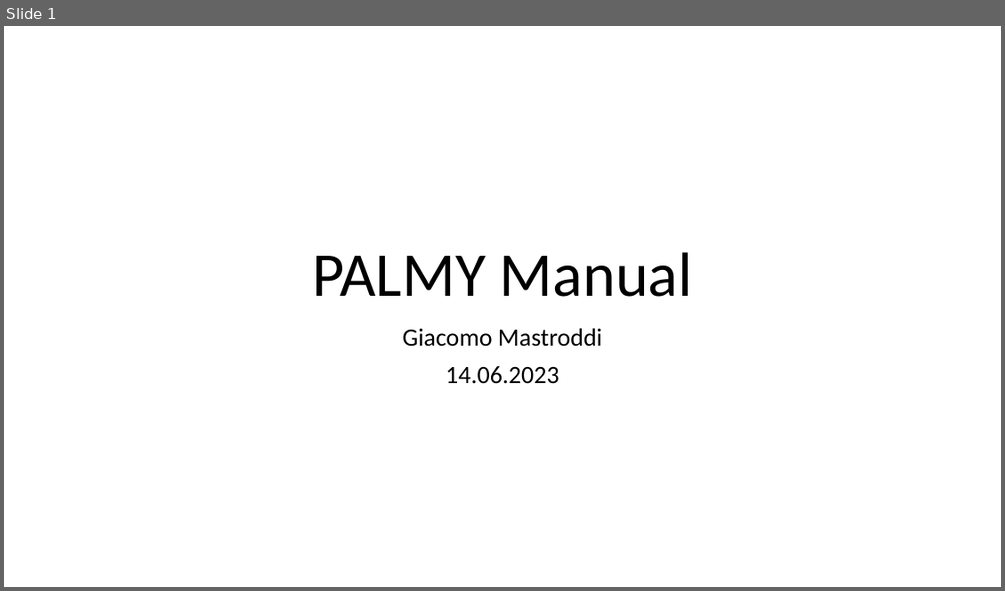
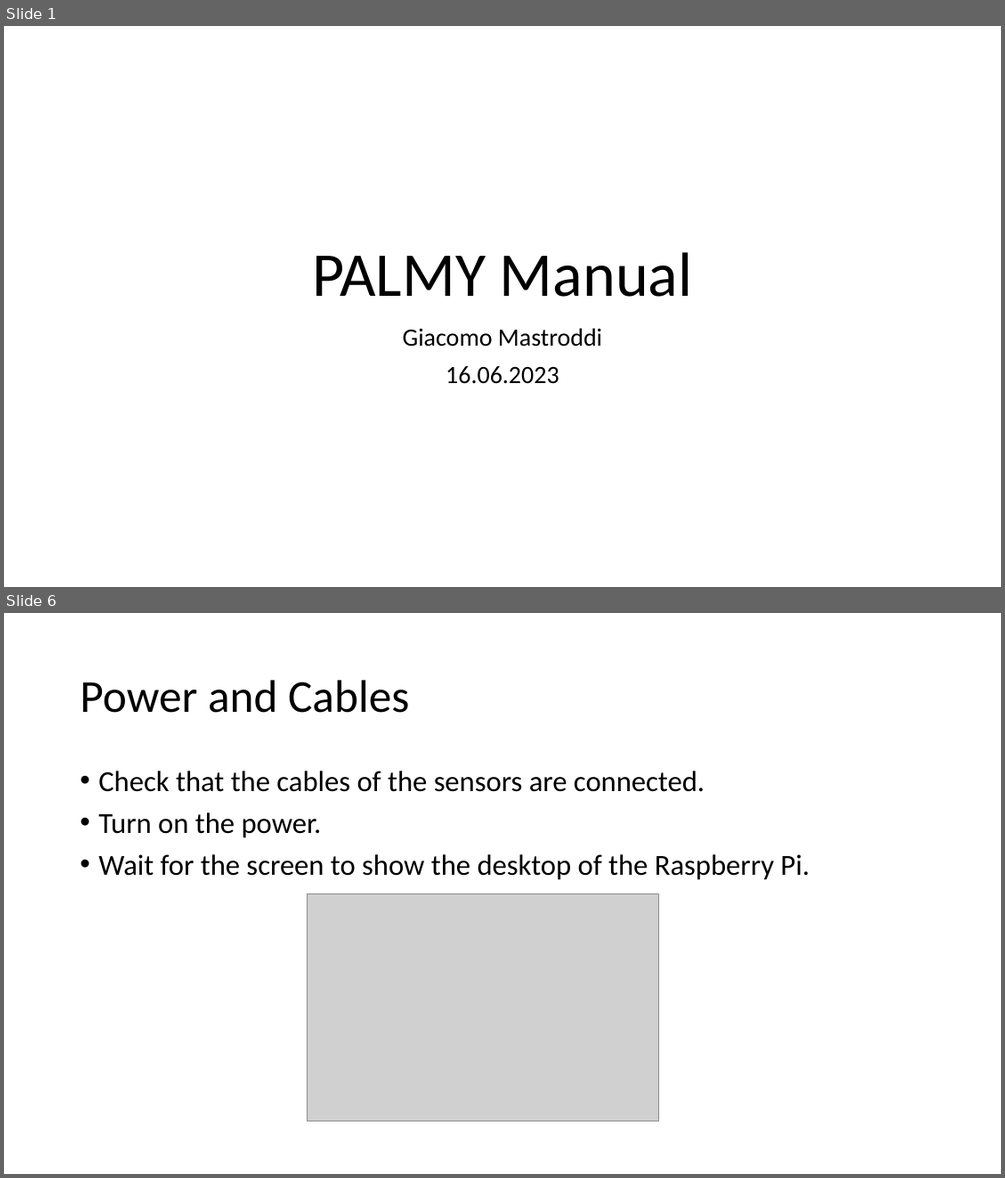
Before and after one commit to Jackmastro/Civil_Service, a slide deck: Documentation/PALMY_Manual.pptx. Shown one above the other, each under a label of ours: slide 1 before the commit, slides 1 and 6 after it; the slides between them are not shown. The pictures are 1005x591 and 1005x1178 pixels, drawn with LibreOffice and Linux fonts; fonts in the diff are those of the drawing; grey boxes stand for pictures. Boxes give left, top, right and bottom in pixels: in the first picture for what was removed or moved away, otherwise in the second. Text is boxed around its words. In the diff, an @@ line names an element or a change of style, - is before the commit and + after.

```diff
--- a/Documentation/PALMY_Manual.pptx
+++ b/Documentation/PALMY_Manual.pptx
@@ slide 6 added at bbox=[4, 613, 1001, 1174], background #FFFFFF @@
@@ title added at bbox=[80, 680, 409, 713], 44 pt, text #000000 @@
+Power and Cables
@@ text added at bbox=[98, 771, 809, 880], 28 pt, text #000000 @@
+• Check that the cables of the sensors are connected.
+• Turn on the power.
+• Wait for the screen to show the desktop of the Raspberry Pi.
@@ picture added at bbox=[307, 893, 659, 1121] @@
@@ slide 1 changed as well @@
@@ subtitle at bbox=[445, 366, 559, 384]: text changed @@
-14.06.2023
+16.06.2023
```
Also in this commit, not shown: 14 other slides added, 6 other files.
